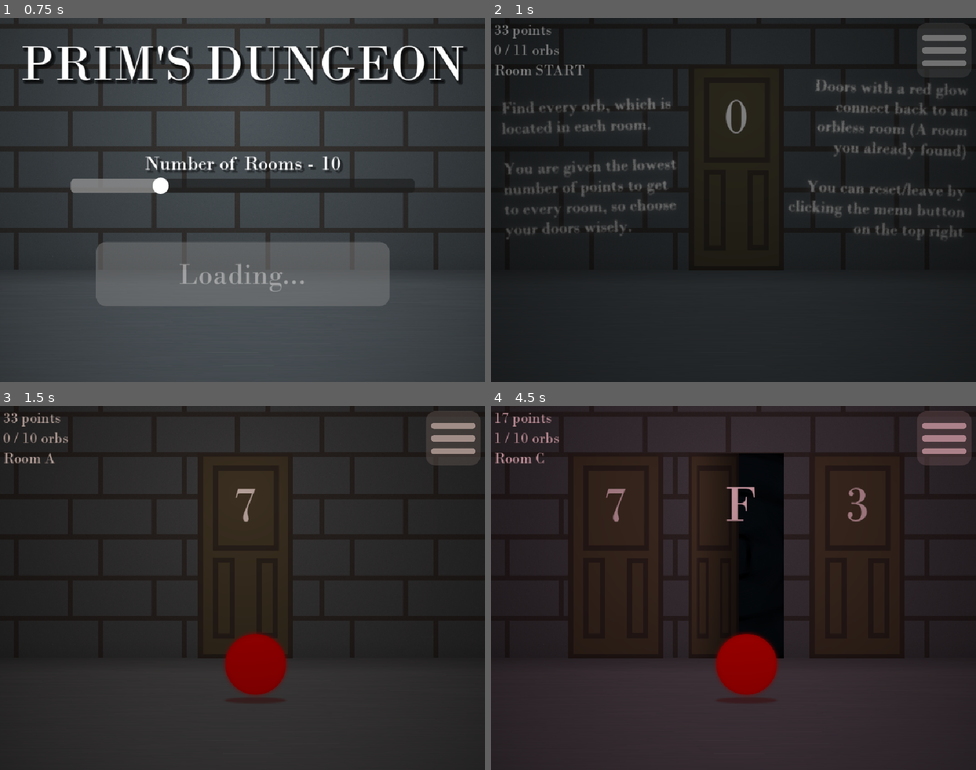
Above: before the commit, frames 1-4 (two rows, left to right).
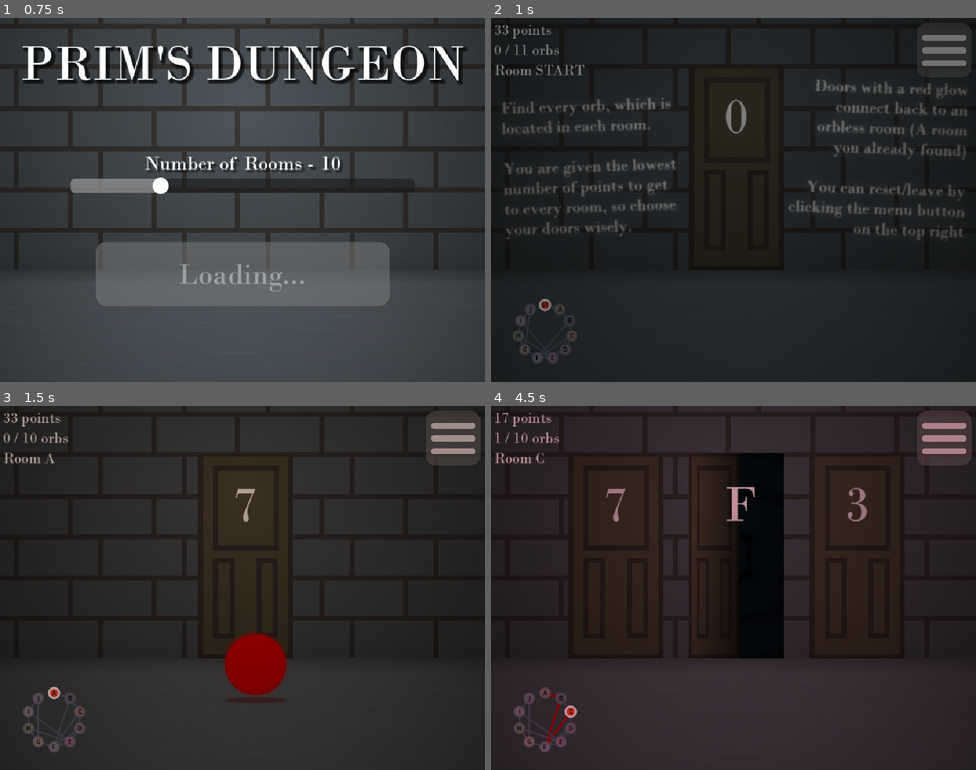
Above: after the commit, the same moments.

Repository: DasParijat/Prims-Dungeon
Game: Godot game, scene res://Home Menu/home_menu.tscn
Two runs of this game, one before a commit and one after it. Both use one fixed random seed, a clock stepped at 60 frames per second and the inputs below.
Inputs (mouse positions are in pixels of both pictures, inside the frame that each line leads up to):
- Up to frame 1 (0.75 s): click (242, 272) at 0.5 s
- Up to frame 2 (1 s): no input
- Up to frame 3 (1.5 s): click "efef" at 1.25 s
- Up to frame 4 (4.5 s): click "efef" at 2 s; click "efef" at 2.75 s; click "efef" at 3.5 s; click (748, 668) at 4.25 s

Frame 1 is identical in both runs. In frame 2, 0.4% of the frame differs, in the area x 4-18%, y 77-95%; in frame 3, 0.6%; in frame 4, 2.5%, in the area x 4-60%, y 62-96%.
Error before the commit: Attempt to call function 'set_dungeon_graph' in base 'null instance' on a null instance. (res://Game/game.gd:98)

Commit message:
Tweaked design of minimap

Diff:
--- a/Game/game.tscn
+++ b/Game/game.tscn
@@ -99,4 +99,7 @@
 offset_right = 960.0
 offset_bottom = 47.0
 
+[node name="Minimap" parent="." unique_id=369294707 instance=ExtResource("6_oomkl")]
+layout_mode = 1
+
 [connection signal="pressed" from="Room/Orb" to="." method="_on_orb_pressed"]
--- a/Game/minimap.gd
+++ b/Game/minimap.gd
@@ -13,9 +13,9 @@
 
 func _ready() -> void:
 	panel_style = StyleBoxFlat.new()
-	panel_style.bg_color = Color(0.04, 0.05, 0.08, 0.78)
-	panel_style.border_color = Color(0.75, 0.68, 0.45, 0.8)
-	panel_style.set_border_width_all(2)
+	panel_style.bg_color = Color(0.039, 0.051, 0.078, 0.0)
+	#panel_style.border_color = Color(0.75, 0.68, 0.45, 0.8)
+	#panel_style.set_border_width_all(2)
 	panel_style.set_corner_radius_all(8)
 
 func set_dungeon_graph(new_rooms: Array[Room], new_doors: Array[Door], active_room: Room) -> void:
@@ -29,7 +29,7 @@
 		return
 
 	draw_style_box(panel_style, Rect2(Vector2.ZERO, size))
-	draw_string(get_theme_default_font(), Vector2(12.0, 22.0), "DUNGEON MAP", HORIZONTAL_ALIGNMENT_LEFT, -1.0, 14, Color(0.88, 0.84, 0.7))
+	#draw_string(get_theme_default_font(), Vector2(12.0, 22.0), "DUNGEON MAP", HORIZONTAL_ALIGNMENT_LEFT, -1.0, 14, Color(0.88, 0.84, 0.7))
 
 	var positions := _get_room_positions()
 	_draw_doors(positions)
@@ -55,7 +55,7 @@
 		if not positions.has(door.room1) or not positions.has(door.room2):
 			continue
 
-		var color := Color(0.33, 0.37, 0.45, 0.9) if door.is_locked else Color(0.78, 0.68, 0.28, 0.95)
+		var color := Color(0.33, 0.37, 0.45, 0.9) if door.is_locked else Color(0.7, 0, 0, 0.95)
 		var width := 2.0 if door.is_locked else 3.0
 		draw_line(positions[door.room1], positions[door.room2], color, width, true)
 
@@ -64,11 +64,11 @@
 	for room in rooms:
 		var position: Vector2 = positions[room]
 		var fill_color := room.mod_color.darkened(0.25)
-		var outline_color := Color(0.8, 0.8, 0.8, 0.75) if room.orb_found else Color(0.42, 0.42, 0.46, 0.8)
+		var outline_color := Color(0.931, 0.0, 0.113, 0.569) if room.orb_found else Color(0.42, 0.42, 0.46, 0.8)
 		var outline_width := 2.0
 
 		if room == current_room:
-			fill_color = Color(1.0, 0.82, 0.24)
+			fill_color = Color(1.0, 0.29, 0.24, 1.0)
 			outline_color = Color.WHITE
 			outline_width = 3.0
 
--- a/Game/minimap.tscn
+++ b/Game/minimap.tscn
@@ -8,8 +8,8 @@
 anchor_top = 1.0
 anchor_bottom = 1.0
 offset_left = 12.0
-offset_top = -232.0
-offset_right = 292.0
+offset_top = -208.55176
+offset_right = 202.0
 offset_bottom = -12.0
 grow_vertical = 0
 mouse_filter = 2
